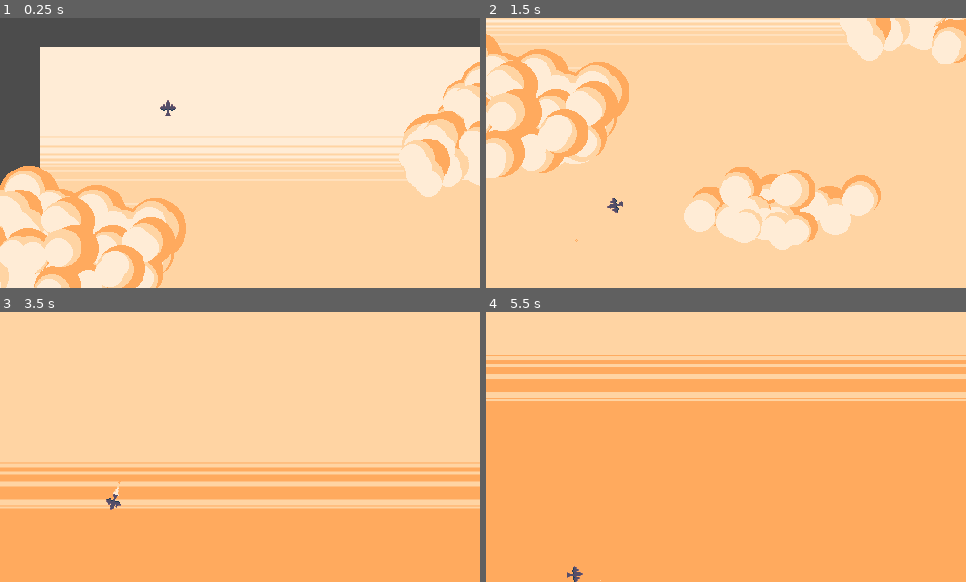
Above: before the commit, frames 1-4 (two rows, left to right).
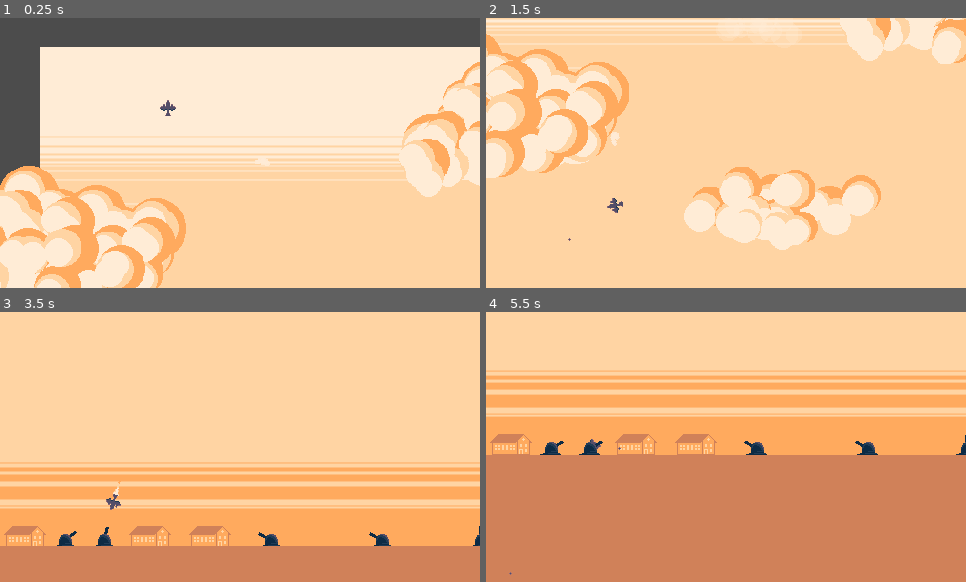
Above: after the commit, the same moments.

Repository: avalun/PWr_igd_2019
Game: Godot game, scene res://levels/testworld.tscn
Two runs of this game, one before a commit and one after it. Both use one fixed random seed, a clock stepped at 60 frames per second and the inputs below.
Inputs:
- Up to frame 1 (0.25 s): no input
- Up to frame 2 (1.5 s): hold D (rotate_right) 0.53-1.28 s; hold Space (shoot) 0.53-1.28 s; hold A (rotate_left) from 1.28 s (still down); tap Space (shoot) at 1.35 s
- Up to frame 3 (3.5 s): release A (rotate_left) at 2.03 s; hold D (rotate_right) 2.03-2.78 s; hold Space (shoot) 2.03-2.78 s; hold W (accelerate) from 2.78 s (still down); tap Space (shoot) at 2.85 s
- Up to frame 4 (5.5 s): release W (accelerate) at 3.53 s; hold Space (shoot) 3.53-4.28 s; hold A (rotate_left) from 3.53 s (still down); tap Space (shoot) at 4.35 s; hold Space (shoot) from 5.03 s (still down)

The runs differ from the first frame. In frame 1, less than 0.1% of the frame differs, in the area x 53-57%, y 51-55%; in frame 2, 0.3%; in frame 3, 15%; in frame 4, 63%, in the area x 0-100%, y 15-100%.

Commit message:
Added ground, flaks, houses, cloud puffs

Diff:
--- /dev/null
+++ b/Assignment2_Godot/entities/enemies/flak.gd
@@ -0,0 +1,26 @@
+extends Area2D
+
+# Declare member variables here. Examples:
+# var a = 2
+# var b = "text"
+
+var max_barrel_rot = 60
+var is_tracking = false
+var tracked_body
+
+# Called when the node enters the scene tree for the first time.
+func _ready():
+	pass # Replace with function body.
+
+# Called every frame. 'delta' is the elapsed time since the previous frame.
+func _process(delta):
+	if is_tracking:
+		$barrel.look_at(tracked_body.global_position)
+		$barrel.rotation_degrees = clamp($barrel.rotation_degrees, -max_barrel_rot-90, max_barrel_rot-90)
+
+
+func _on_flak_body_entered(body):
+	if body.get_collision_mask_bit(2):
+		tracked_body = body
+		is_tracking = true
+	pass # Replace with function body.
--- /dev/null
+++ b/Assignment2_Godot/entities/enemies/flak.tscn
@@ -0,0 +1,33 @@
+[gd_scene load_steps=6 format=2]
+
+[ext_resource path="res://entities/enemies/flak.gd" type="Script" id=1]
+[ext_resource path="res://entities/enemies/flak_barrel.png" type="Texture" id=2]
+[ext_resource path="res://entities/enemies/flak.png" type="Texture" id=3]
+
+[sub_resource type="CircleShape2D" id=1]
+radius = 7.07107
+
+[sub_resource type="CircleShape2D" id=2]
+radius = 300.0
+
+[node name="flak" type="Area2D"]
+input_pickable = false
+monitorable = false
+script = ExtResource( 1 )
+
+[node name="barrel" type="Sprite" parent="."]
+rotation = -1.5708
+texture = ExtResource( 2 )
+offset = Vector2( 8, 0 )
+
+[node name="Sprite" type="Sprite" parent="."]
+texture = ExtResource( 3 )
+
+[node name="CollisionShape2D" type="CollisionShape2D" parent="."]
+show_behind_parent = true
+shape = SubResource( 1 )
+
+[node name="detection_radius" type="CollisionShape2D" parent="."]
+show_behind_parent = true
+shape = SubResource( 2 )
+[connection signal="body_entered" from="." to="." method="_on_flak_body_entered"]
--- a/Assignment2_Godot/entities/environment/cloud.gd
+++ b/Assignment2_Godot/entities/environment/cloud.gd
@@ -5,6 +5,7 @@
 # var b = "text"
 var speed = 0
 
+var scene_puff = preload("res://entities/environment/cloud_puff.tscn")
 
 # Called when the node enters the scene tree for the first time.
 func _ready():
@@ -18,3 +19,13 @@
 	if global_position.x < -300:
 		queue_free()
 	global_position.x -= speed
+
+
+func _on_Cloud_body_exited(body):
+	if body.get_collision_mask_bit(2):
+		var pos = body.global_position
+		var vel = body.movement_vector
+		var puff = scene_puff.instance()
+		puff.global_position = pos - vel * 4
+		puff.look_at(pos + vel)
+		get_tree().current_scene.add_child(puff)
--- a/Assignment2_Godot/entities/environment/cloud1.tscn
+++ b/Assignment2_Godot/entities/environment/cloud1.tscn
@@ -8,10 +8,9 @@
 script = ExtResource( 1 )
 
 [node name="Collision" type="CollisionPolygon2D" parent="."]
-build_mode = 1
 polygon = PoolVector2Array( -33.6238, -76.4443, -76.4023, -44.2749, -88.3803, -13.4743, -116.785, -5.60308, -126.71, 33 …(213 unchanged characters)…
-disabled = true
 
 [node name="Sprite" type="Sprite" parent="."]
 z_index = 10
 texture = ExtResource( 2 )
+[connection signal="body_exited" from="." to="." method="_on_Cloud_body_exited"]
--- a/Assignment2_Godot/entities/environment/cloud2.tscn
+++ b/Assignment2_Godot/entities/environment/cloud2.tscn
@@ -8,10 +8,9 @@
 script = ExtResource( 1 )
 
 [node name="Collision" type="CollisionPolygon2D" parent="."]
-build_mode = 1
 polygon = PoolVector2Array( -108.754, 9.48104, -94.238, -18.3164, -69.5291, -20.7873, -48.5266, -46.1139, -28.1417, -30 …(328 unchanged characters)…
-disabled = true
 
 [node name="Sprite" type="Sprite" parent="."]
 z_index = 10
 texture = ExtResource( 2 )
+[connection signal="body_exited" from="." to="." method="_on_Cloud_body_exited"]
--- a/Assignment2_Godot/entities/environment/cloud3.tscn
+++ b/Assignment2_Godot/entities/environment/cloud3.tscn
@@ -8,9 +8,7 @@
 script = ExtResource( 1 )
 
 [node name="Collision" type="CollisionPolygon2D" parent="."]
-build_mode = 1
 polygon = PoolVector2Array( -136.977, -23.3989, -114.39, -57.6217, -69.2155, -60.0173, -40.1261, -53.515, -5.56107, -69 …(379 unchanged characters)…
-disabled = true
 
 [node name="Sprite" type="Sprite" parent="."]
 z_index = 10
--- /dev/null
+++ b/Assignment2_Godot/entities/environment/cloud_puff.gd
@@ -0,0 +1,18 @@
+extends Node2D
+
+# Declare member variables here. Examples:
+# var a = 2
+# var b = "text"
+
+var lifetime = 10
+
+# Called when the node enters the scene tree for the first time.
+func _ready():
+	$CPUParticles2D.emitting = true
+	pass # Replace with function body.
+
+# Called every frame. 'delta' is the elapsed time since the previous frame.
+func _process(delta):
+	lifetime -= delta
+	if lifetime < 0:
+		queue_free()
--- /dev/null
+++ b/Assignment2_Godot/entities/environment/cloud_puff.tscn
@@ -0,0 +1,36 @@
+[gd_scene load_steps=5 format=2]
+
+[ext_resource path="res://entities/environment/cloud_puff.gd" type="Script" id=1]
+[ext_resource path="res://entities/environment/puff0.png" type="Texture" id=2]
+
+[sub_resource type="Curve" id=1]
+min_value = 0.2
+max_value = 4.0
+_data = [ Vector2( 0, 0.47272 ), 0.0, 0.0, 0, 0, Vector2( 0.511442, 1.82176 ), 3.94801, 3.30197, 0, 0, Vector2( 0.974845, 4 ), 0.0, 0.0, 0, 0 ]
+
+[sub_resource type="Gradient" id=2]
+colors = PoolColorArray( 1, 1, 1, 1, 1, 1, 1, 0 )
+
+[node name="cloud_puff" type="Node2D"]
+scale = Vector2( 0.6, 0.6 )
+script = ExtResource( 1 )
+
+[node name="CPUParticles2D" type="CPUParticles2D" parent="."]
+emitting = false
+amount = 14
+lifetime = 2.0
+one_shot = true
+explosiveness = 1.0
+texture = ExtResource( 2 )
+emission_shape = 1
+emission_sphere_radius = 1.0
+spread = 10.0
+gravity = Vector2( 0, 0 )
+initial_velocity = 120.0
+initial_velocity_random = 0.63
+damping = 30.11
+damping_random = 0.8
+scale_amount = 0.2
+scale_amount_random = 0.4
+scale_amount_curve = SubResource( 1 )
+color_ramp = SubResource( 2 )
--- /dev/null
+++ b/Assignment2_Godot/entities/environment/ground.tscn
@@ -0,0 +1,14 @@
+[gd_scene load_steps=3 format=2]
+
+[ext_resource path="res://entities/environment/ground.png" type="Texture" id=1]
+
+[sub_resource type="RectangleShape2D" id=1]
+extents = Vector2( 480.458, 72.9949 )
+
+[node name="Ground" type="StaticBody2D"]
+
+[node name="CollisionShape2D" type="CollisionShape2D" parent="."]
+shape = SubResource( 1 )
+
+[node name="Sprite" type="Sprite" parent="."]
+texture = ExtResource( 1 )
--- /dev/null
+++ b/Assignment2_Godot/entities/environment/house.tscn
@@ -0,0 +1,17 @@
+[gd_scene load_steps=3 format=2]
+
+[ext_resource path="res://entities/environment/house.png" type="Texture" id=1]
+
+[sub_resource type="CapsuleShape2D" id=1]
+radius = 10.744
+height = 17.8282
+
+[node name="house" type="Area2D"]
+
+[node name="CollisionShape2D" type="CollisionShape2D" parent="."]
+rotation = 1.5708
+shape = SubResource( 1 )
+
+[node name="Sprite" type="Sprite" parent="."]
+texture = ExtResource( 1 )
+hframes = 2
--- a/Assignment2_Godot/entities/player/Player.tscn
+++ b/Assignment2_Godot/entities/player/Player.tscn
@@ -67,6 +67,7 @@
 resource_name = "stop"
 
 [node name="Player" type="KinematicBody2D"]
+collision_mask = 5
 script = ExtResource( 1 )
 
 [node name="Sprite" type="Sprite" parent="."]
@@ -78,7 +79,7 @@
 [node name="bulletspawn_right" type="Node2D" parent="."]
 position = Vector2( 4, -6 )
 
-[node name="bullerspawn_left" type="Node2D" parent="."]
+[node name="bulletspawn_left" type="Node2D" parent="."]
 position = Vector2( -4, -6 )
 
 [node name="AnimationPlayer" type="AnimationPlayer" parent="."]
--- a/Assignment2_Godot/entities/player/player.gd
+++ b/Assignment2_Godot/entities/player/player.gd
@@ -43,9 +43,6 @@
 		$Sprite2.visible = false
 		$Sprite3.visible = false
 
-	if Input.is_action_pressed("shoot"):
-		shoot()
-
 	# Apply Gravity
 	movement_vector += Vector2(0, gravity * delta)
 
@@ -54,6 +51,9 @@
 
 	movement_vector = movement_vector.clamped(max_speed)
 	move_and_collide(movement_vector)
+
+	if Input.is_action_pressed("shoot"):
+		shoot()
 
 func cap_and_slow_rotation():
 	rotation_speed = clamp(rotation_speed, -max_rotation_speed, max_rotation_speed)
@@ -68,7 +68,7 @@
 		if is_right_cannon:
 			node.global_position = $bulletspawn_right.global_position
 		else:
-			node.global_position = $bullerspawn_left.global_position
+			node.global_position = $bulletspawn_left.global_position
 		is_right_cannon = not is_right_cannon
 		node.movement_vector = -transform.y * shot_speed
 		shot_timer = shot_cooldown
--- a/Assignment2_Godot/levels/level.gd
+++ b/Assignment2_Godot/levels/level.gd
@@ -4,13 +4,13 @@
 # var a = 2
 # var b = "text"
 var cloud_timer = Timer.new()
-var clouds_min_time = 5
+var clouds_min_time = 13
 var clouds_wait_factor = 7
 var clouds_min_y = 50
 var clouds_max_y = 400
 
 var scene_cloud1 = preload("res://entities/environment/cloud1.tscn")
-var scene_cloud2 = preload("res://entities/environment/cloud1.tscn")
+var scene_cloud2 = preload("res://entities/environment/cloud2.tscn")
 var scene_cloud3 = preload("res://entities/environment/cloud1.tscn")
 
 # Called when the node enters the scene tree for the first time.
--- a/Assignment2_Godot/levels/testworld.tscn
+++ b/Assignment2_Godot/levels/testworld.tscn
@@ -1,10 +1,14 @@
-[gd_scene load_steps=7 format=2]
+[gd_scene load_steps=11 format=2]
 
 [ext_resource path="res://levels/level.gd" type="Script" id=1]
 [ext_resource path="res://entities/player/Player.tscn" type="PackedScene" id=2]
 [ext_resource path="res://images/background.png" type="Texture" id=3]
 [ext_resource path="res://entities/environment/cloud1.tscn" type="PackedScene" id=4]
 [ext_resource path="res://entities/environment/cloud2.tscn" type="PackedScene" id=5]
+[ext_resource path="res://entities/environment/house.tscn" type="PackedScene" id=6]
+[ext_resource path="res://entities/enemies/flak.tscn" type="PackedScene" id=7]
+[ext_resource path="res://entities/environment/ground.tscn" type="PackedScene" id=8]
+[ext_resource path="res://entities/environment/cloud_puff.tscn" type="PackedScene" id=9]
 
 [sub_resource type="RectangleShape2D" id=1]
 
@@ -74,3 +78,60 @@
 
 [node name="Cloud" parent="." instance=ExtResource( 5 )]
 position = Vector2( 303.535, 296.765 )
+
+[node name="house" parent="." instance=ExtResource( 6 )]
+position = Vector2( 25, 807 )
+
+[node name="house2" parent="." instance=ExtResource( 6 )]
+position = Vector2( 150, 807 )
+
+[node name="house3" parent="." instance=ExtResource( 6 )]
+position = Vector2( 210, 807 )
+
+[node name="house4" parent="." instance=ExtResource( 6 )]
+position = Vector2( 620, 807 )
+
+[node name="house5" parent="." instance=ExtResource( 6 )]
+position = Vector2( 550, 807 )
+
+[node name="house6" parent="." instance=ExtResource( 6 )]
+position = Vector2( 700, 807 )
+
+[node name="house7" parent="." instance=ExtResource( 6 )]
+position = Vector2( 880, 807 )
+
+[node name="flak" parent="." instance=ExtResource( 7 )]
+position = Vector2( 65, 811 )
+
+[node name="flak2" parent="." instance=ExtResource( 7 )]
+position = Vector2( 104, 811 )
+
+[node name="flak3" parent="." instance=ExtResource( 7 )]
+position = Vector2( 271, 811 )
+
+[node name="flak4" parent="." instance=ExtResource( 7 )]
+position = Vector2( 382, 811 )
+
+[node name="flak5" parent="." instance=ExtResource( 7 )]
+position = Vector2( 481, 811 )
+
+[node name="flak6" parent="." instance=ExtResource( 7 )]
+position = Vector2( 661, 811 )
+
+[node name="flak7" parent="." instance=ExtResource( 7 )]
+position = Vector2( 782, 811 )
+
+[node name="flak8" parent="." instance=ExtResource( 7 )]
+position = Vector2( 832, 811 )
+
+[node name="Ground" parent="." instance=ExtResource( 8 )]
+position = Vector2( 479, 890 )
+
+[node name="cloud_puff" parent="." instance=ExtResource( 9 )]
+position = Vector2( 485, 384 )
+
+[node name="cloud_puff2" parent="." instance=ExtResource( 9 )]
+position = Vector2( 211, 114 )
+
+[node name="cloud_puff3" parent="." instance=ExtResource( 9 )]
+position = Vector2( 87, 81 )
Binary file added: Assignment2_Godot/entities/enemies/flak.png
Not shown, added: Assignment2_Godot/entities/enemies/flak.png.import
Binary file added: Assignment2_Godot/entities/enemies/flak_barrel.png
Not shown, added: Assignment2_Godot/entities/enemies/flak_barrel.png.import
Binary file added: Assignment2_Godot/entities/environment/ground.png
Not shown, added: Assignment2_Godot/entities/environment/ground.png.import
Binary file added: Assignment2_Godot/entities/environment/house.png
Not shown, added: Assignment2_Godot/entities/environment/house.png.import
Binary file added: Assignment2_Godot/entities/environment/puff0.png
Not shown, added: Assignment2_Godot/entities/environment/puff0.png.import
Binary file added: Assignment2_Godot/entities/environment/puff1.png
Not shown, added: Assignment2_Godot/entities/environment/puff1.png.import
(and 5 more such lines)
